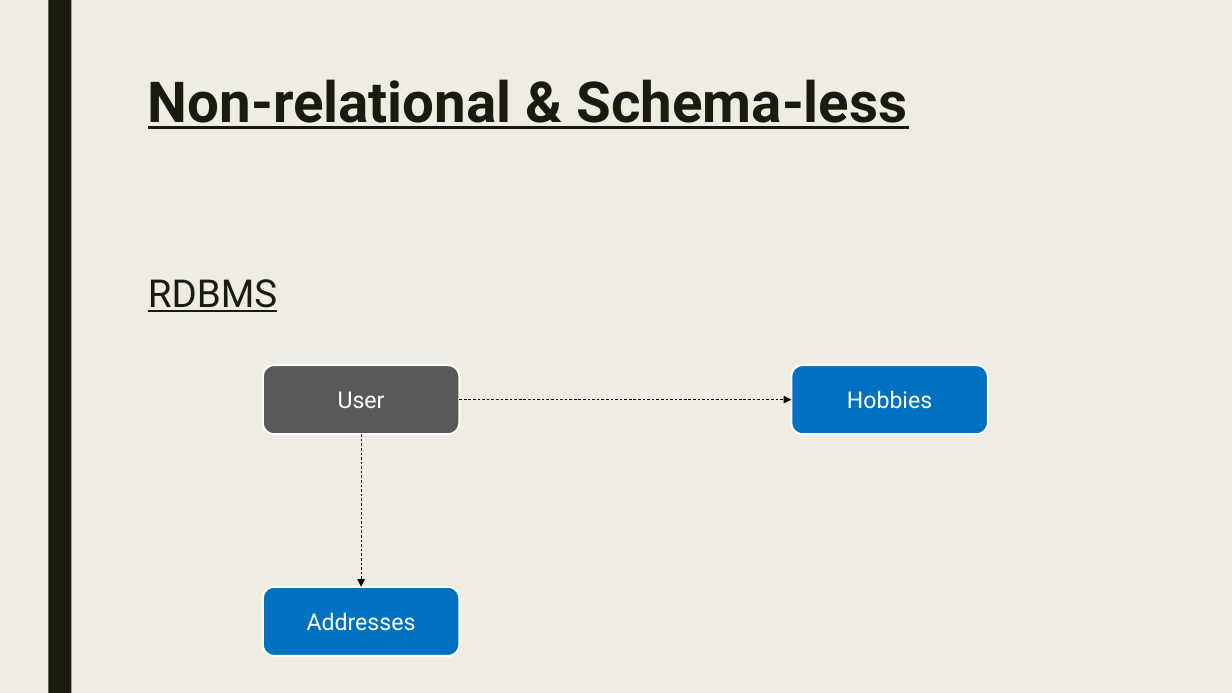
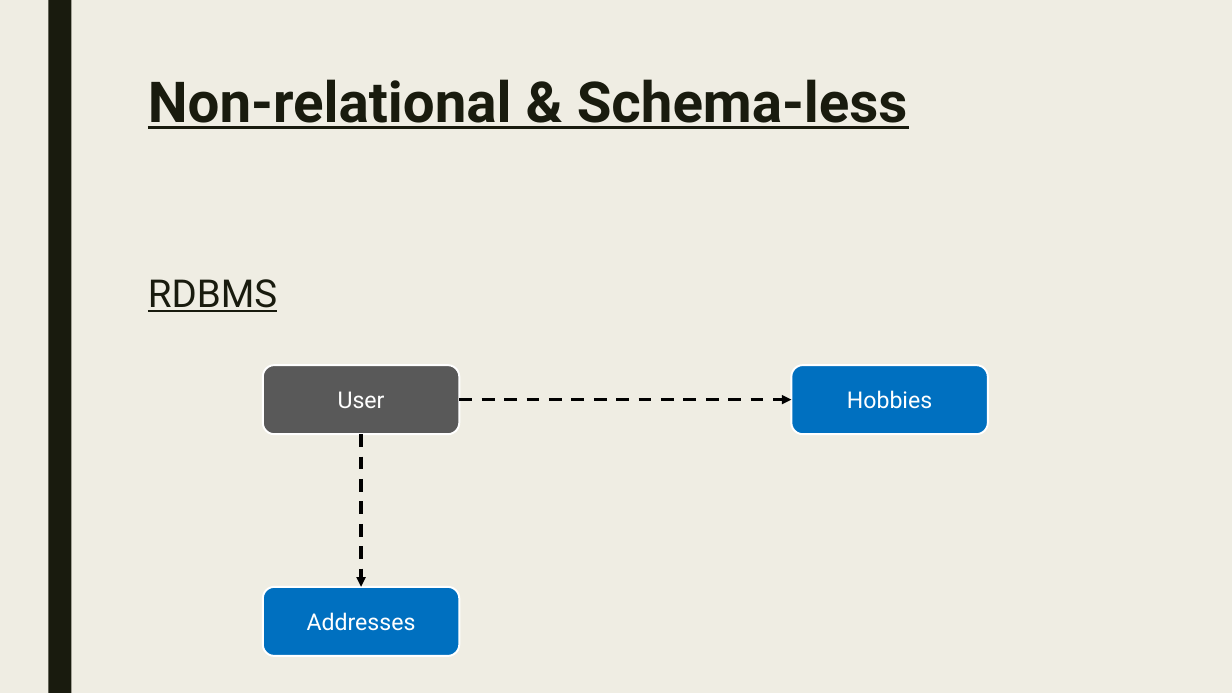
Before and after one commit to pkyurkchiev/mean-stack, a slide deck: slide 11 of presentations/mongoDB.pptx. Drawn at 1232x693 pixels with LibreOffice and Linux fonts; fonts in the diff are those of the drawing. Boxes give left, top, right and bottom in pixels: in the first picture for what was removed or moved away, otherwise in the second. Text is boxed around its words. In the diff, an @@ line names an element or a change of style, - is before the commit and + after.

```diff
--- a/presentations/mongoDB.pptx
+++ b/presentations/mongoDB.pptx
@@ arrow (459, 400) - (791, 400): stroke #000000 0.5 pt dashed to #000000 2.5 pt dashed @@
@@ arrow (361, 434) - (361, 587): stroke #000000 0.5 pt dashed to #000000 2.5 pt dashed @@
```
Also in this commit, not shown: 2 other slides changed, 2 other files.
